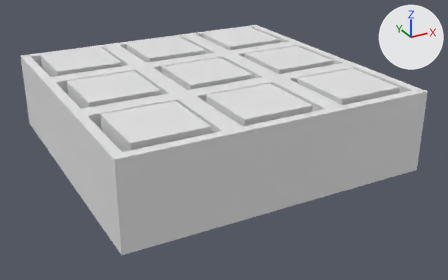
The Blender file DementiaVRExperience/Assets/Models/Noughts and crosses board.blend: old version first, new version second.
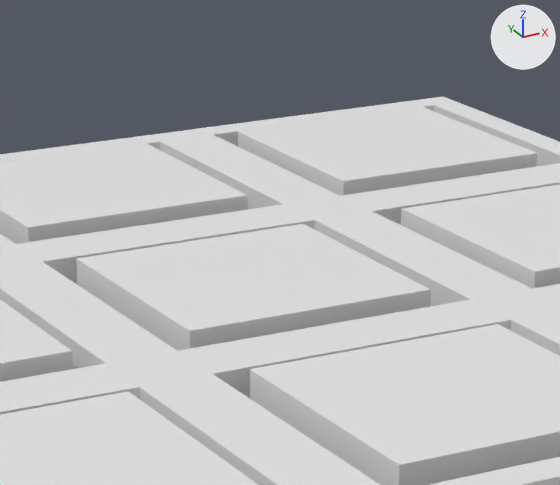
There are two pictures of each version: one whole from a 50 mm camera at (-1.816, -3.546, 1.538) aimed at (0.059, -0.138, -0.166), one close up on the part from 32% to 64% of the width and 0% to 45% of the height. Lighting does not change. The marker at upper right points along +X, +Y and +Z. Materials are left out; every surface is plain grey.

Before the edit, the objects in view are built like this:
```python
me_cube_001 = bpy.data.meshes.new('Cube.001')
me_cube_001.from_pydata(...)  # a box spanning x -0.25..0.25, y -0.25..0.25, z -0.25..0.25
me_cube_001.materials.append(mat_wood)
me_cube_004 = bpy.data.meshes.new('Cube.004')
me_cube_004.from_pydata(...)  # a box spanning x -0.25..0.25, y -0.25..0.25, z -0.25..0.25
me_cube_004.materials.append(mat_wood)
me_cube_007 = bpy.data.meshes.new('Cube.007')
me_cube_007.from_pydata(...)  # a box spanning x -0.25..0.25, y -0.25..0.25, z -0.25..0.25
me_cube_007.materials.append(mat_wood)
ob_cube = bpy.data.objects.new('Cube', me_cube_001)
ob_cube.location = (0.0, 0.0, 0.076)
ob_cube.scale = (0.898, 0.898, 0.898)
ob_cube_003 = bpy.data.objects.new('Cube.003', me_cube_004)
ob_cube_003.location = (0.0, 0.67, 0.076)
ob_cube_003.scale = (0.898, 0.898, 0.898)
ob_cube_006 = bpy.data.objects.new('Cube.006', me_cube_007)
ob_cube_006.location = (0.0, -0.658, 0.076)
ob_cube_006.scale = (0.898, 0.898, 0.898)
# also in view: 'Cube.008' at (-0.652, -0.658, 0.076); 'Cube.004' at (0.658, 0.67, 0.076); 'Cube.001' at (0.658, 0.0, 0.076); 'Frame' at (0.0, 0.0, 0.023); 'Cube.002' at (-0.652, 0.0, 0.076)
```
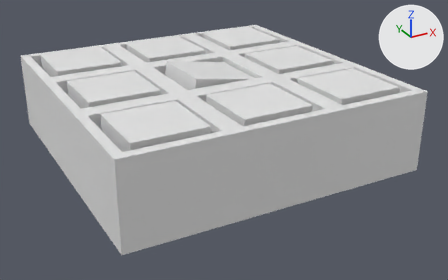
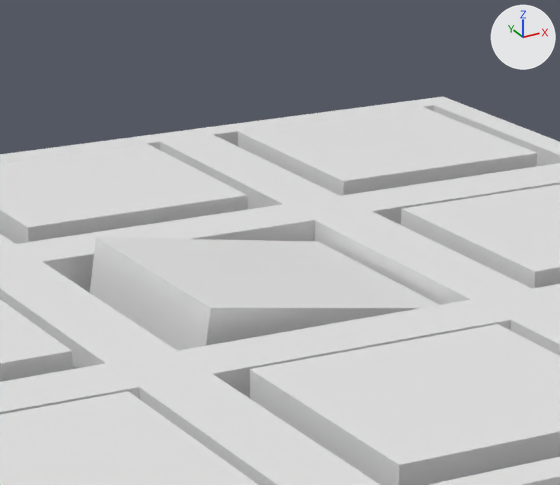
Pixel boxes [x1, y1, x2, y2] of what changed, in the close-ups (560 x 485 px):
'Cube', turned: before [76, 224, 431, 351]; after [90, 237, 439, 351]

The change, as a diff of the scene's bpy script:
```diff
--- a/DementiaVRExperience/Assets/Models/Noughts and crosses board.blend.py
+++ b/DementiaVRExperience/Assets/Models/Noughts and crosses board.blend.py
@@ ob_cube @@
 ob_cube.location = (0.0, 0.0, 0.076)
+ob_cube.rotation_euler = (0.0, -1.412, 0.0)  # degrees (0, -81, 0)
 ob_cube.scale = (0.898, 0.898, 0.898)
```
